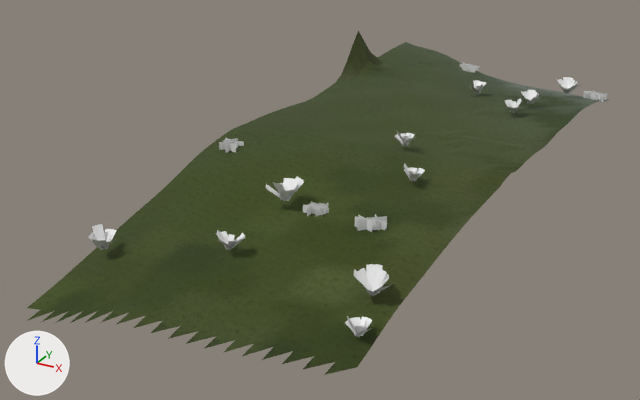
Renders of the glTF model eloria-assets/maps/continent-v2/coilmere/client/chunks/13_09/world.glb from each side of a commit.
Camera for both pictures: a camera (50 mm lens) standing at (297.9, -41.1, 58.3) and looking at (245.7, 53.8, 10.8). Arrows for +X, +Y and +Z are at lower left; the lights stay in place. The older version comes first. Where no turn or scale is listed for an object, it has been applied to the vertices. Vertices at exactly the same position are counted once.

The first picture shows 'AuthoredGround_coilmereBase_coilmere_13_09', 'Terrain_coilmere_13_09', 'Under_057_058.003' and 15 more.
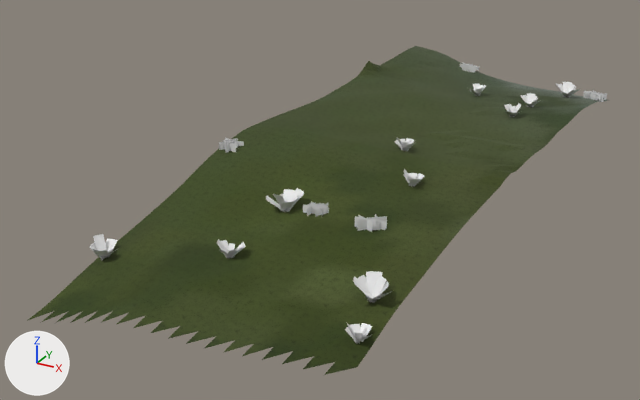
Not drawn themselves, but carrying or shaping drawn objects: ob_authored_lf_biomes_woodlandfloor_0325_0847b75dfbf5_coilmere_0069, ob_authored_lf_biomes_woodlandfloor_0325_0847b75dfbf5_coilmere_0089, ob_authored_lf_biomes_woodlandfloor_0325_0847b75dfbf5_coilmere_0096, ob_authored_lf_biomes_woodlandfloor_0325_0847b75dfbf5_coilmere_0102, ob_authored_lf_biomes_woodlandfloor_0327_7f0bb3a588d3_coilmere_0038, ob_authored_lf_biomes_woodlandfloor_0327_7f0bb3a588d3_coilmere_0086, ob_authored_lf_biomes_woodlandfloor_0327_7f0bb3a588d3_coilmere_0098, ob_authored_lf_biomes_woodlandfloor_0332_efffdddde2ca_coilmere_0013, ob_authored_lf_biomes_woodlandfloor_0332_efffdddde2ca_coilmere_0019, ob_authored_lf_biomes_woodlandfloor_0332_efffdddde2ca_coilmere_0090, ob_authored_lf_biomes_woodlandfloor_0332_efffdddde2ca_coilmere_0110.

Location of each change, [x1, y1, x2, y2] in pixels of the pictures (640 x 400 px):
```json
{"object": "AuthoredGround_coilmereBase_coilmere_13_09", "change": "reshaped", "before": [27, 33, 607, 375], "after": [27, 48, 607, 375]}
{"object": "Terrain_coilmere_13_09", "change": "reshaped", "before": [27, 31, 607, 329], "after": [383, 46, 607, 329]}
{"object": "Under_057_058.003", "change": "moved", "before": [353, 264, 392, 296], "after": [353, 271, 392, 303]}
{"object": "Under_063_026.001", "change": "moved", "before": [265, 177, 304, 201], "after": [266, 188, 304, 212]}
{"object": "Under_063_026.005", "change": "moved", "before": [88, 224, 117, 250], "after": [90, 234, 118, 260]}
{"object": "Under_006_062.003", "change": "moved", "before": [345, 316, 372, 338], "after": [345, 323, 372, 343]}
{"object": "Under_063_026.003", "change": "moved", "before": [217, 231, 245, 250], "after": [217, 239, 246, 258]}
{"object": "Under_057_058.007", "change": "moved", "before": [556, 77, 580, 93], "after": [556, 82, 580, 97]}
{"object": "Under_006_062.001", "change": "moved", "before": [404, 164, 425, 181], "after": [403, 169, 425, 187]}
{"object": "Under_006_062.007", "change": "moved", "before": [395, 132, 416, 146], "after": [394, 137, 415, 151]}
{"object": "Under_057_058.001", "change": "moved", "before": [521, 90, 542, 104], "after": [521, 93, 541, 107]}
{"object": "Under_006_062.005", "change": "moved", "before": [505, 98, 522, 113], "after": [504, 103, 521, 117]}
{"object": "Under_057_058.005", "change": "moved", "before": [469, 80, 486, 93], "after": [468, 84, 486, 96]}
{"part": 1, "of": "me_terrain_coilmere_13_09", "change": "deleted", "before": [27, 31, 415, 309]}
{"part": 2, "of": "me_authoredground_coilmerebase_coilmere_13_09", "change": "deleted", "before": [28, 33, 414, 310]}
```

Scene script edits in JSON lines:
```json
{"block": "me_terrain_coilmere_13_09", "where": "# used by ob_terrain_coilmere_13_09; location = (-2930.0, 8007.0, 0.0)"}
{"op": "remove", "block": "me_terrain_coilmere_13_09", "code": "me_terrain_coilmere_13_09.from_pydata(...)  # 980 vertices, 1824 faces; spans x 3163.0..3201.0, y -7993.0..-7897.0, z 11.3..24.9"}
{"op": "add", "block": "me_terrain_coilmere_13_09", "code": "me_terrain_coilmere_13_09.from_pydata(...)  # 931 vertices, 1728 faces; spans x 3165.0..3201.0, y -7993.0..-7897.0, z 11.6..20.1"}
{"block": "me_terrain_coilmere_13_09", "change": "me_terrain_coilmere_13_09 part 1"}
{"block": "me_terrain_coilmere_13_09", "change": "49 vertices are removed from x 3163.0, y -7993.0..-7897.0, z 11.3..24.9"}
{"block": "me_terrain_coilmere_13_09", "change": "96 faces are deleted"}
{"block": "me_authoredground_coilmerebase_coilmere_13_09", "where": "# used by ob_authoredground_coilmerebase_coilmere_13_09; location = (-2930.0, 8007.0, 0.0)"}
{"op": "remove", "block": "me_authoredground_coilmerebase_coilmere_13_09", "code": "me_authoredground_coilmerebase_coilmere_13_09.from_pydata(...)  # 997 vertices, 1776 faces; spans x 3163.0..3201.0, y -7995.0..-7897.0, z 11.3..24.9"}
{"op": "add", "block": "me_authoredground_coilmerebase_coilmere_13_09", "code": "me_authoredground_coilmerebase_coilmere_13_09.from_pydata(...)  # 948 vertices, 1728 faces; spans x 3165.0..3201.0, y -7995.0..-7897.0, z 11.4..20.1"}
{"block": "me_authoredground_coilmerebase_coilmere_13_09", "change": "me_authoredground_coilmerebase_coilmere_13_09 part 2"}
{"block": "me_authoredground_coilmerebase_coilmere_13_09", "change": "49 vertices are removed from x 3163.0..3165.0, y -7993.0..-7897.0, z 11.3..24.9"}
{"block": "me_authoredground_coilmerebase_coilmere_13_09", "change": "48 faces are deleted"}
{"op": "set", "path": "ob_authored_lf_biomes_woodlandfloor_0325_0847b75dfbf5_coilmere_0069.location", "old": "(262.0, 46.04, 19.04)", "new": "(262.0, 46.04, 18.37)"}
{"op": "set", "path": "ob_authored_lf_biomes_woodlandfloor_0325_0847b75dfbf5_coilmere_0089.location", "old": "(269.7, 17.03, 16.82)", "new": "(269.7, 17.03, 16.17)"}
{"op": "set", "path": "ob_authored_lf_biomes_woodlandfloor_0325_0847b75dfbf5_coilmere_0096.location", "old": "(263.1, 79.9, 17.69)", "new": "(263.1, 79.9, 17.0)"}
{"op": "set", "path": "ob_authored_lf_biomes_woodlandfloor_0325_0847b75dfbf5_coilmere_0102.location", "old": "(256.8, 55.63, 19.24)", "new": "(256.8, 55.63, 18.5)"}
{"op": "set", "path": "ob_authored_lf_biomes_woodlandfloor_0327_7f0bb3a588d3_coilmere_0038.location", "old": "(251.0, 36.14, 17.47)", "new": "(251.0, 36.14, 16.11)"}
{"op": "set", "path": "ob_authored_lf_biomes_woodlandfloor_0327_7f0bb3a588d3_coilmere_0086.location", "old": "(250.8, 25.31, 16.47)", "new": "(250.8, 25.31, 15.45)"}
{"op": "set", "path": "ob_authored_lf_biomes_woodlandfloor_0327_7f0bb3a588d3_coilmere_0098.location", "old": "(235.9, 22.91, 13.76)", "new": "(235.9, 22.91, 12.56)"}
{"op": "set", "path": "ob_authored_lf_biomes_woodlandfloor_0332_efffdddde2ca_coilmere_0013.location", "old": "(263.4, 87.84, 16.93)", "new": "(263.4, 87.84, 16.34)"}
{"op": "set", "path": "ob_authored_lf_biomes_woodlandfloor_0332_efffdddde2ca_coilmere_0019.location", "old": "(268.2, 22.74, 17.6)", "new": "(268.2, 22.74, 16.88)"}
{"op": "set", "path": "ob_authored_lf_biomes_woodlandfloor_0332_efffdddde2ca_coilmere_0090.location", "old": "(253.8, 91.24, 16.37)", "new": "(253.8, 91.24, 15.85)"}
{"op": "set", "path": "ob_authored_lf_biomes_woodlandfloor_0332_efffdddde2ca_coilmere_0110.location", "old": "(265.8, 100.8, 15.39)", "new": "(265.8, 100.8, 14.64)"}
```
